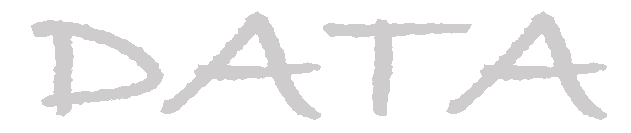
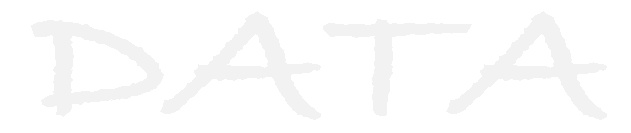
Comparing the layer stacks of the two (631, 133) images. Changes:
"DATA": opacity 20% → 5% over [31, 11, 607, 120]
